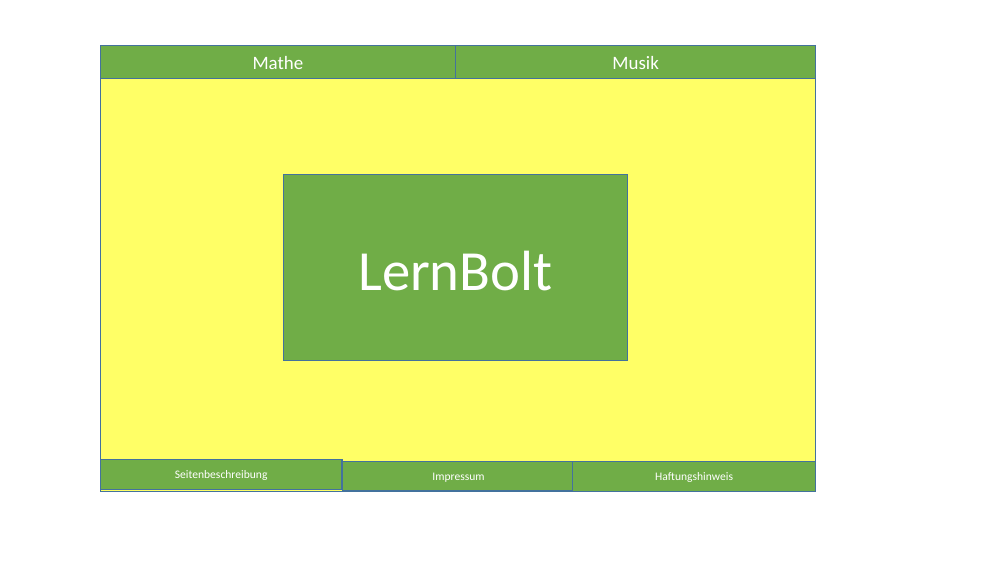
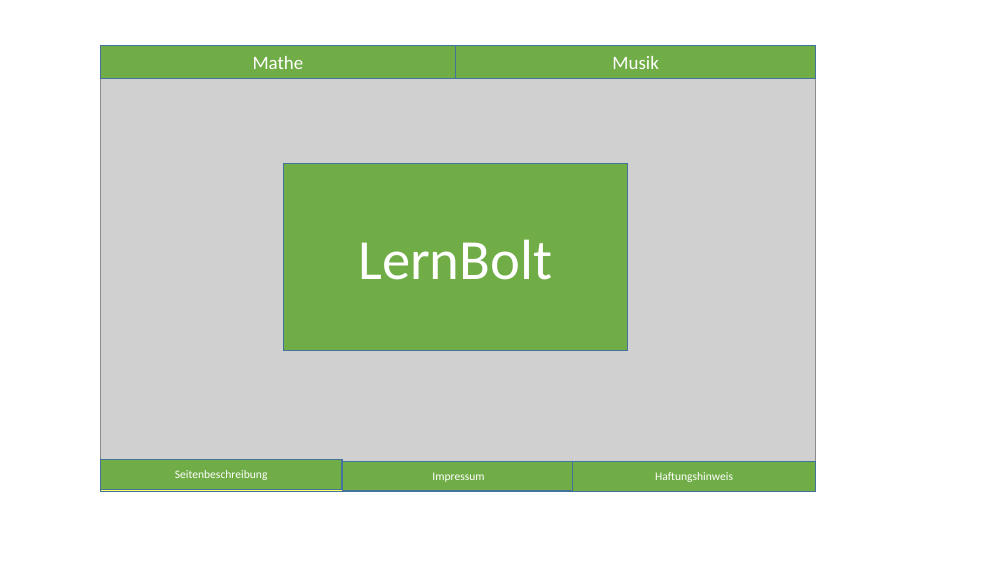
Before and after one commit to SAnnaS4/Projekt_lernbolt, a slide deck: slide 3 of Design_ideen.pptx. Drawn at 1008x567 pixels with LibreOffice and Linux fonts; fonts in the diff are those of the drawing; grey boxes stand for pictures. Boxes give left, top, right and bottom in pixels: in the first picture for what was removed or moved away, otherwise in the second. Text is boxed around its words. In the diff, an @@ line names an element or a change of style, - is before the commit and + after.

```diff
--- a/Design_ideen.pptx
+++ b/Design_ideen.pptx
@@ picture added at (101, 46, 816, 490) @@
@@ rectangle "LernBolt": place and size @@
-rectangle "LernBolt" at (284, 175, 628, 361)
+rectangle "LernBolt" at (284, 164, 628, 350)
```
Also in this commit, not shown: 1 other slide changed, 1 other file.
